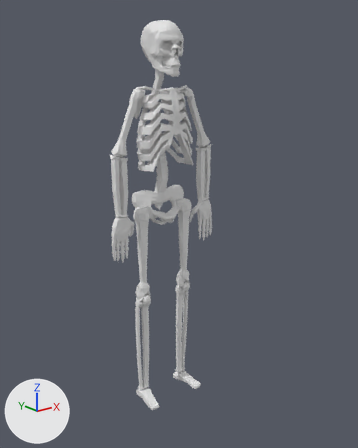
Before and after pictures for a commit that changed the Blender file Skeleton/realistic_skeleton.blend.
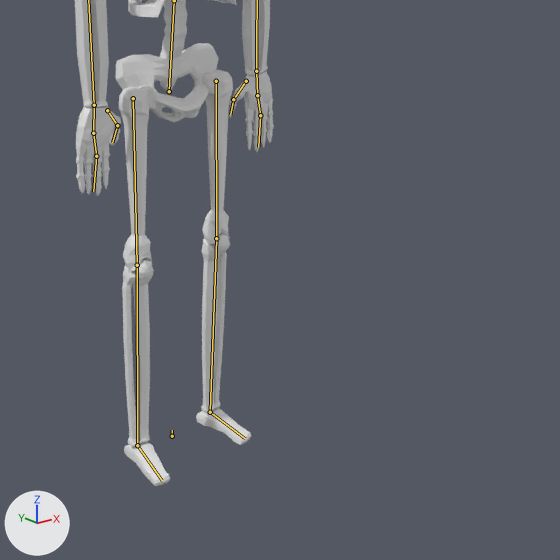
Old and new are each drawn whole from a 50 mm lens placed at (-75.8, -103.5, 90.6), pointed at (-4.2, -14.0, 54.8) and again close up on the part from 20% to 100% of the width and 36% to 100% of the height. Every picture has the same lights, and +X, +Y and +Z are marked at lower left. Both versions are drawn at the pose saved in each file; the numbers are the values there. The bones that bend it are drawn over the model as lines in the close-ups.

In view in the first close-up: 'Skeleton'.
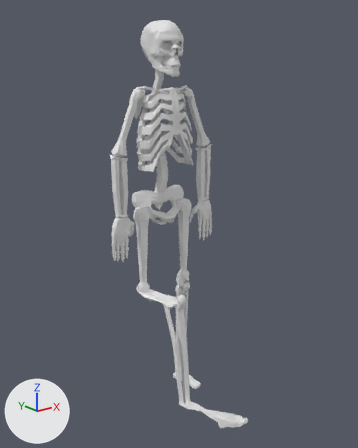
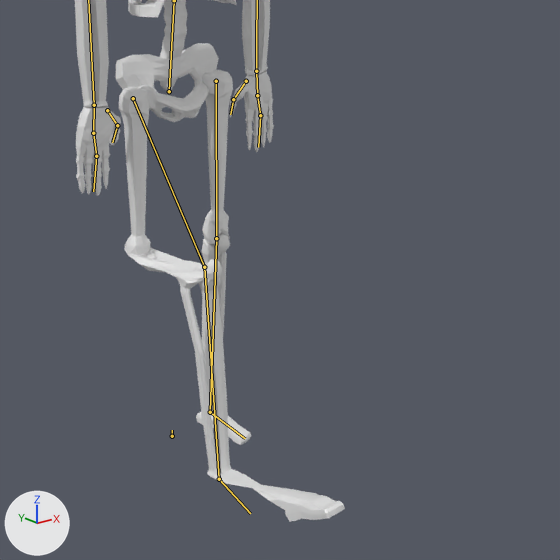
What differs and where, as boxes (x1, y1, x2, y2) in the close-ups (560 x 560 px):
'Skeleton', posed
    before: (75, 0, 274, 486)
    after: (75, 0, 345, 522)
bone 'thigh.r', root to tip
    before: (133, 98) to (137, 265)
    after: (133, 98) to (204, 267)
bone 'shin.r', root to tip
    before: (137, 265) to (137, 445)
    after: (204, 267) to (219, 479)

Diff of the bpy script that builds the scene:
```diff
--- a/Skeleton/realistic_skeleton.blend.py
+++ b/Skeleton/realistic_skeleton.blend.py
@@ bone_thigh_r @@
 bone_thigh_r = bpy.data.objects['Root'].pose.bones['thigh.r']  # child of 'pelvis'
-bone_thigh_r.rotation_quaternion = (1.0, 0.0, 0.0, 0.0)  # degrees (0, 0, 0)
+bone_thigh_r.rotation_quaternion = (0.943, -0.319, 0.001, -0.095)  # degrees (-37, -3, -10)
@@ bone_shin_r @@
 bone_shin_r = bpy.data.objects['Root'].pose.bones['shin.r']  # child of 'thigh.r'
-bone_shin_r.rotation_quaternion = (1.0, 0.0, 0.0, 0.0)  # degrees (0, 0, 0)
+bone_shin_r.rotation_quaternion = (0.963, -0.269, 0.002, -0.002)  # degrees (-31, 0, 0)
```
